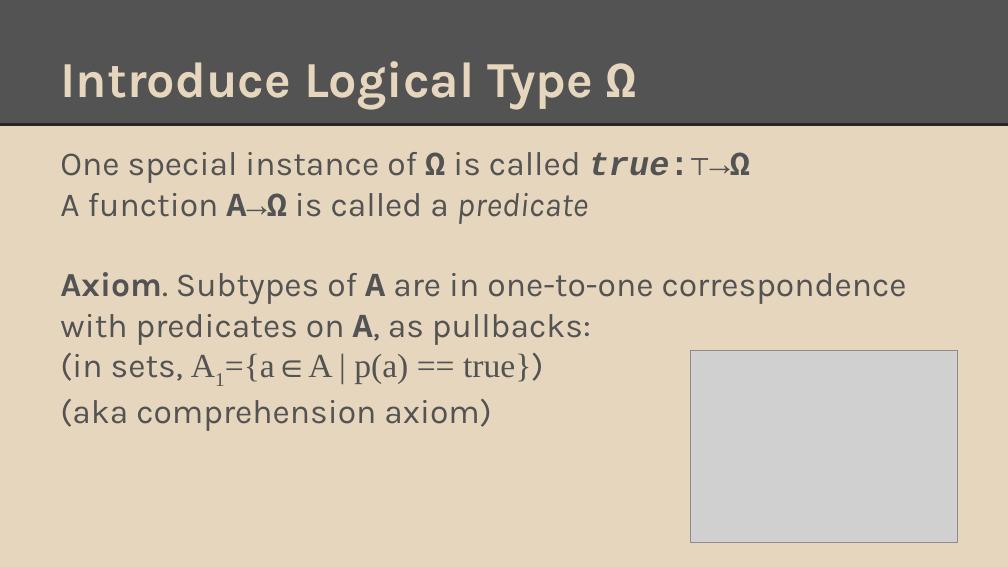
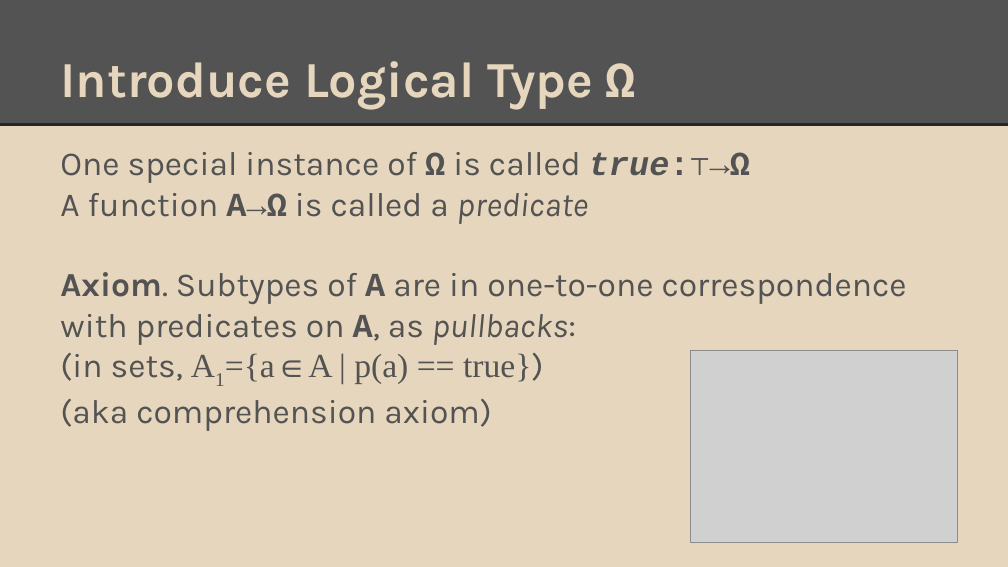
Before and after one commit to degoes-consulting/lambdaconf-2015, a slide deck: slide 17 of speakers/vpatryshev/intuitionistic-type-theory/IntroToIntuitionisticTypeTheory.pptx. Drawn at 1008x567 pixels with LibreOffice and Linux fonts; fonts in the diff are those of the drawing; grey boxes stand for pictures. Boxes give left, top, right and bottom in pixels: in the first picture for what was removed or moved away, otherwise in the second. Text is boxed around its words. In the diff, an @@ line names an element or a change of style, - is before the commit and + after.

```diff
--- a/speakers/vpatryshev/intuitionistic-type-theory/IntroToIntuitionisticTypeTheory.pptx
+++ b/speakers/vpatryshev/intuitionistic-type-theory/IntroToIntuitionisticTypeTheory.pptx
@@ text at (60, 272, 907, 345): italic on in "pullbacks:" @@
```
Also in this commit, not shown: 7 other slides changed.
